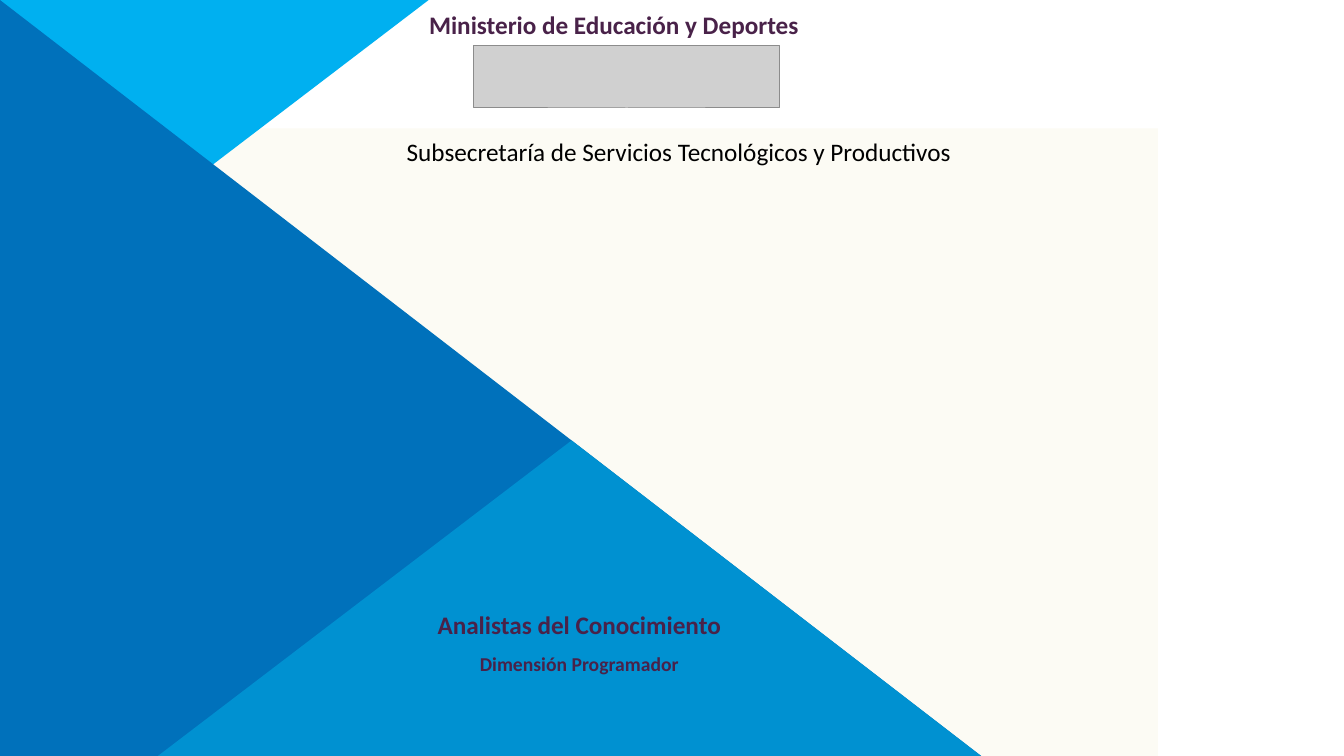
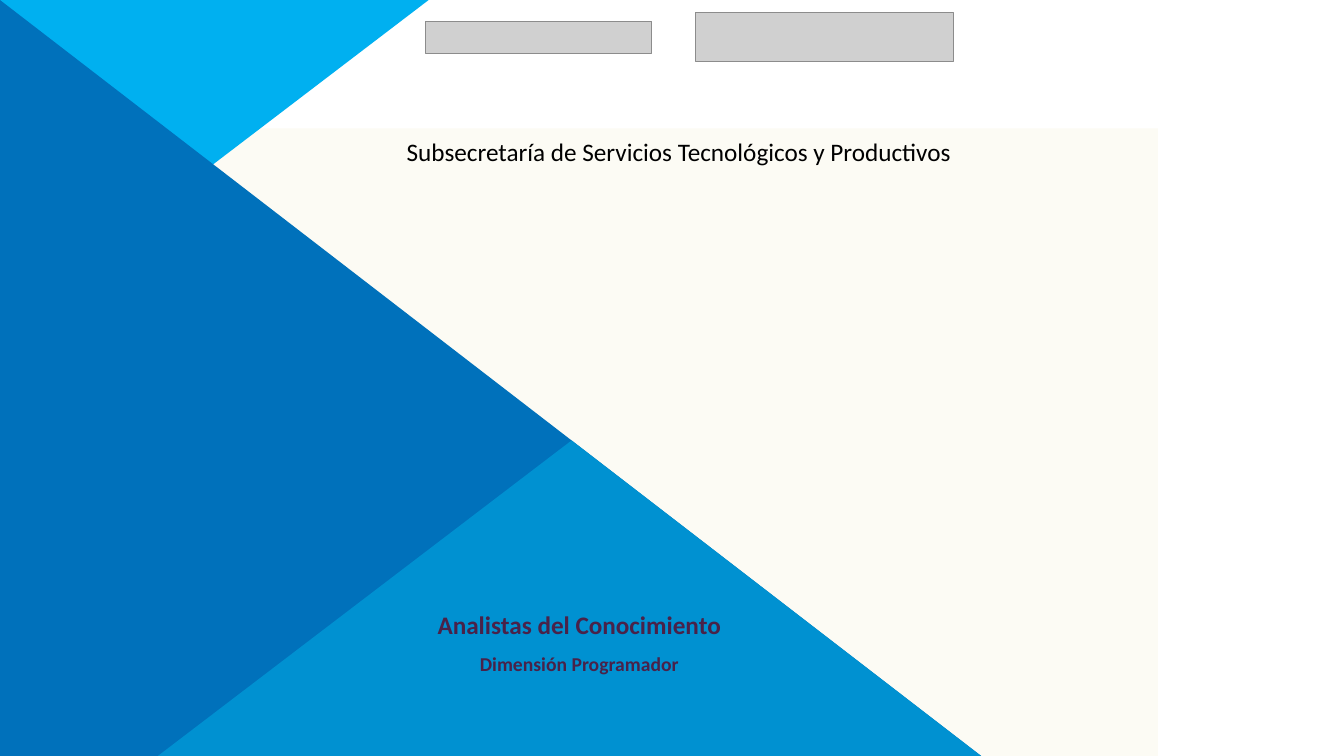
Before and after one commit to 111milprogramadores/presentaciones, a slide deck: slide 1 of POO_Paradigma_y_UML.pptx. Drawn at 1344x756 pixels with LibreOffice and Linux fonts; fonts in the diff are those of the drawing; grey boxes stand for pictures; background and template pictures are left out. Boxes give left, top, right and bottom in pixels: in the first picture for what was removed or moved away, otherwise in the second. Text is boxed around its words. In the diff, an @@ line names an element or a change of style, - is before the commit and + after.

```diff
--- a/POO_Paradigma_y_UML.pptx
+++ b/POO_Paradigma_y_UML.pptx
@@ picture added at [426,21,652,53] @@
@@ text removed at [429,16,799,38] @@
-Ministerio de Educación y Deportes
@@ picture added at [696,13,953,63] @@
@@ picture removed at [474,45,780,108] @@
```
Also in this commit, not shown: 71 other slides changed, 5 slides added, 1 slide removed, 2 other files.
